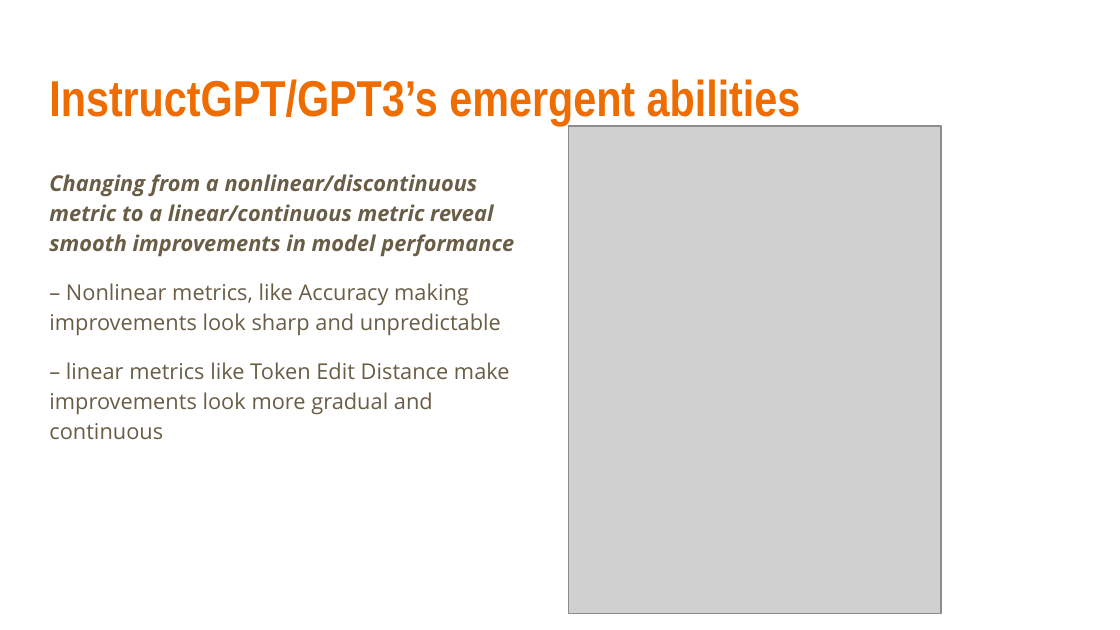
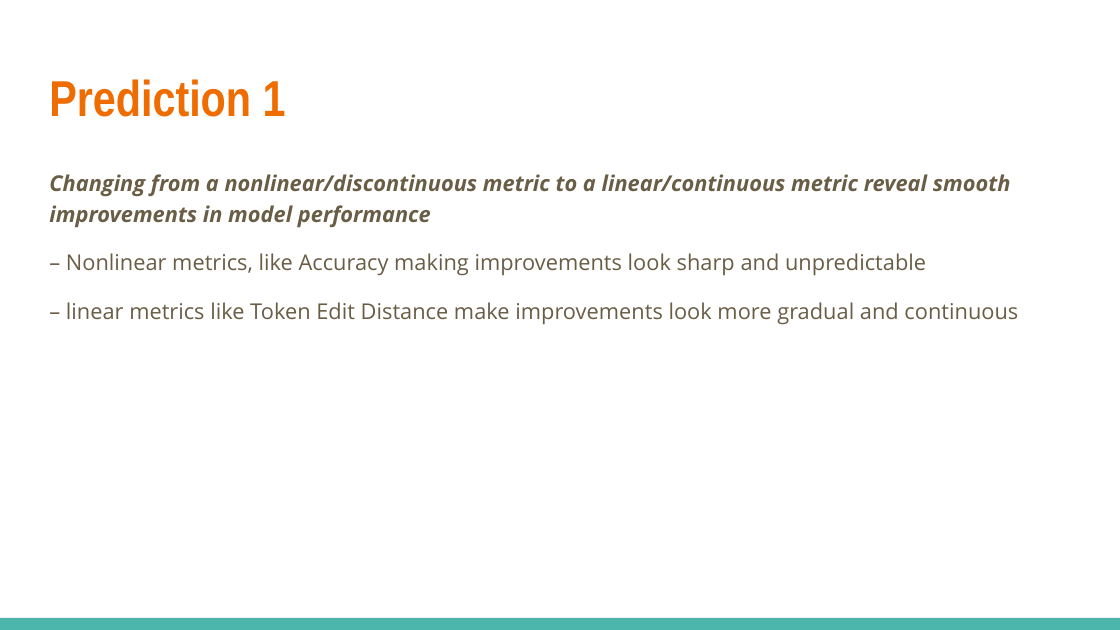
Before and after one commit to JHU-CLSP/csci-601-771-self-supervised-models, a slide deck: slide 13 of fa2024/files/presentations/9-19-EmergentAbility-Zhong-Bafna.pptx (slide 12 before the commit). Drawn at 1120x630 pixels with LibreOffice and Linux fonts; fonts in the diff are those of the drawing; grey boxes stand for pictures. Boxes give left, top, right and bottom in pixels: in the first picture for what was removed or moved away, otherwise in the second. Text is boxed around its words. In the diff, an @@ line names an element or a change of style, - is before the commit and + after.

```diff
--- a/fa2024/files/presentations/9-19-EmergentAbility-Zhong-Bafna.pptx
+++ b/fa2024/files/presentations/9-19-EmergentAbility-Zhong-Bafna.pptx
@@ title at [49, 79, 286, 117]: text changed @@
-InstructGPT/GPT3’s emergent abilities
+Prediction 1
@@ picture removed at [568, 127, 941, 614] @@
@@ text "Changing from a nonlinear/discontinuous metric ..." rewrapped from [49, 174, 514, 439] to [49, 174, 1018, 325] @@
@@ rectangle added at [0, 618, 1120, 630], fill #4DB6AC @@
```
Also in this commit, not shown: 12 other slides changed, 18 slides added, 5 slides removed, 1 other file.
